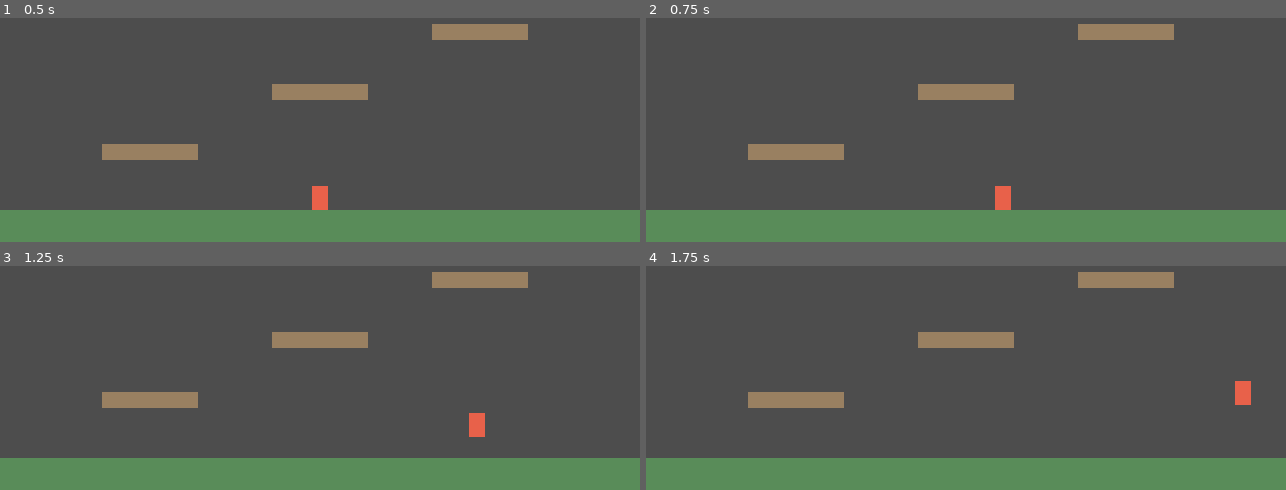
Above: before the commit, frames 1-4 (two rows, left to right).
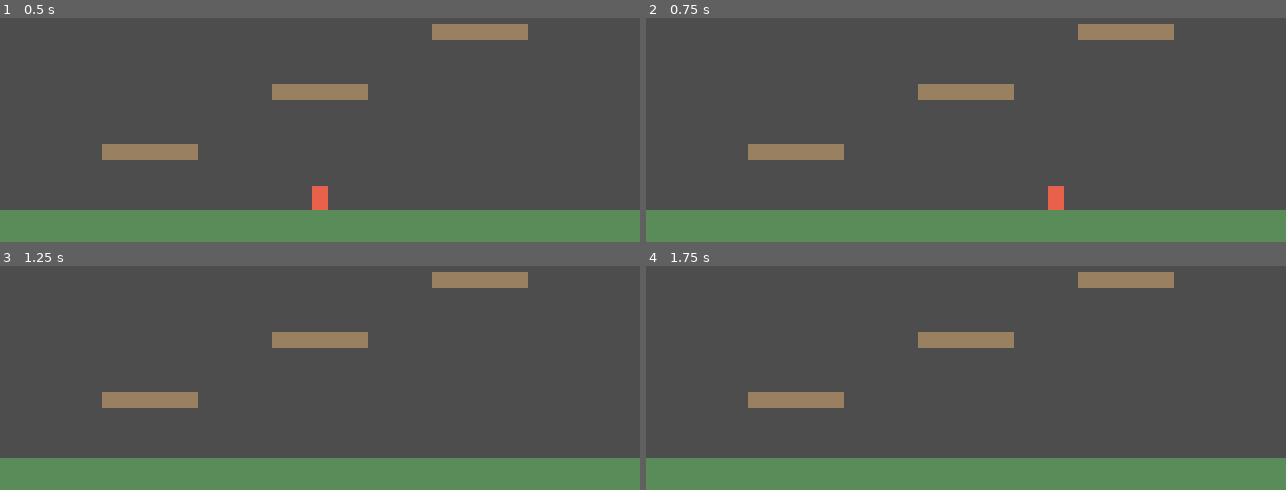
Above: after the commit, the same moments.

Repository: danpokhrel/Prototype3
Game: Godot game, scene res://scenes/main.tscn
Two runs of this game, one before a commit and one after it. Both use one fixed random seed, a clock stepped at 60 frames per second and the inputs below.
Inputs:
- Up to frame 1 (0.5 s): no input
- Up to frame 2 (0.75 s): tap Enter at 0.5 s; hold D (move_right) from 0.53 s (still down); tap Shift (dash, bound only after the commit) at 0.6 s
- Up to frame 3 (1.25 s): keep holding D (move_right); tap Space (jump) at 0.77, 0.8, 1.07 s
- Up to frame 4 (1.75 s): keep holding D (move_right); tap Space (jump) at 1.35, 1.52 s; tap Shift (dash, bound only after the commit) at 1.55 s

Frame 1 is identical in both runs. In frame 2, 0.5% of the frame differs, in the area x 54-66%, y 75-86%; in frame 3, 0.3%; in frame 4, 0.3%.

Commit message:
Implemented momentum movement (jetpack feel) + dash ability

Diff:
--- a/project.godot
+++ b/project.godot
@@ -42,6 +42,11 @@
 , Object(InputEventKey,"resource_local_to_scene":false,"resource_name":"","device":-1,"window_id":0,"alt_pressed":false …(181 unchanged characters)…
 ]
 }
+dash={
+"deadzone": 0.2,
+"events": [Object(InputEventKey,"resource_local_to_scene":false,"resource_name":"","device":-1,"window_id":0,"alt_pressed":false,"shift_pressed":false,"ctrl_pressed":false,"meta_pressed":false,"pressed":false,"keycode":0,"physical_keycode":4194325,"key_label":0,"unicode":0,"location":0,"echo":false,"script":null)
+]
+}
 
 [rendering]
 
--- a/scenes/main.tscn
+++ b/scenes/main.tscn
@@ -1,24 +1,24 @@
-[gd_scene load_steps=4 format=3]
+[gd_scene format=3 uid="uid://dkrqi0mv3njla"]
 
 [ext_resource type="PackedScene" path="res://scenes/player.tscn" id="1_player"]
 [ext_resource type="PackedScene" path="res://scenes/floor.tscn" id="2_floor"]
 [ext_resource type="PackedScene" path="res://scenes/platform.tscn" id="3_platform"]
 
-[node name="Main" type="Node2D"]
+[node name="Main" type="Node2D" unique_id=1767054116]
 
-[node name="Level" type="Node2D" parent="."]
+[node name="Level" type="Node2D" parent="." unique_id=1215886978]
 
-[node name="Floor" parent="Level" instance=ExtResource("2_floor")]
-position = Vector2(320.0, 344.0)
+[node name="Floor" parent="Level" unique_id=303985686 instance=ExtResource("2_floor")]
+position = Vector2(320, 344)
 
-[node name="PlatformLow" parent="Level" instance=ExtResource("3_platform")]
-position = Vector2(150.0, 270.0)
+[node name="PlatformLow" parent="Level" unique_id=602402099 instance=ExtResource("3_platform")]
+position = Vector2(150, 270)
 
-[node name="PlatformMid" parent="Level" instance=ExtResource("3_platform")]
-position = Vector2(320.0, 210.0)
+[node name="PlatformMid" parent="Level" unique_id=1819446611 instance=ExtResource("3_platform")]
+position = Vector2(320, 210)
 
-[node name="PlatformHigh" parent="Level" instance=ExtResource("3_platform")]
-position = Vector2(480.0, 150.0)
+[node name="PlatformHigh" parent="Level" unique_id=735504164 instance=ExtResource("3_platform")]
+position = Vector2(480, 150)
 
-[node name="Player" parent="." instance=ExtResource("1_player")]
-position = Vector2(320.0, 316.0)
+[node name="Player" parent="." unique_id=190172534 instance=ExtResource("1_player")]
+position = Vector2(320, 316)
--- a/scripts/player.gd
+++ b/scripts/player.gd
@@ -1,69 +1,96 @@
+
 class_name Player
 extends CharacterBody2D
-## Sidescroller player with tunable game-feel movement.
-##
-## Implements acceleration, variable jump height, coyote time, and jump
-## buffering. All parameters are exported so prototypes can tune them in the
-## Inspector without touching code.
 
-## Horizontal acceleration in pixels per second squared.
-@export var acceleration: float = 2200.0
-## Horizontal deceleration when no input is held, in pixels per second squared.
-@export var friction: float = 2600.0
-## Maximum horizontal speed in pixels per second.
-@export var max_speed: float = 240.0
-## Initial upward velocity when jumping, in pixels per second.
-@export var jump_velocity: float = -420.0
-## Gravity while the jump button is held, in pixels per second squared.
-@export var gravity: float = 980.0
-## Gravity multiplier when the jump button is released mid-jump.
-@export var gravity_multiplier: float = 2.0
-## Downward velocity cap, in pixels per second.
-@export var max_fall_speed: float = 700.0
-## Time after leaving a ledge that jumping is still allowed, in seconds.
-@export var coyote_time: float = 0.12
-## Time before landing that a jump press is still remembered, in seconds.
-@export var jump_buffer_time: float = 0.12
+## Horizontal movement
+@export var acceleration: float = 1200.0
+@export var friction: float = 300.0
+@export var max_speed: float = 370.0
 
-## Input action name for moving left, as configured in the Input Map.
+## Flapping movement
+@export var flap_force: float = 3000.0
+@export var gravity: float = 900.0
+@export var max_fall_speed: float = 500.0
+@export var max_rise_speed: float = -450.0
+
+## Dash settings
+@export var dash_speed: float = 650.0
+@export var dash_duration: float = 0.2
+@export var dash_cooldown: float = 2.0
+
+## Input actions
 @export var input_left: StringName = &"move_left"
-## Input action name for moving right, as configured in the Input Map.
 @export var input_right: StringName = &"move_right"
-## Input action name for jumping, as configured in the Input Map.
-@export var input_jump: StringName = &"jump"
+@export var input_flap: StringName = &"jump"
+@export var input_dash: StringName = &"dash"
 
-## Seconds remaining on the coyote timer. Zero when the timer is expired.
-var _coyote_timer: float = 0.0
-## Seconds remaining on the jump buffer timer. Zero when the timer is expired.
-var _jump_buffer_timer: float = 0.0
+## Dash state
+var is_dashing: bool = false
+var dash_timer: float = 0.0
+var dash_cooldown_timer: float = 0.0
+var dash_direction: float = 1.0
 
 
 func _physics_process(delta: float) -> void:
 	var direction: float = Input.get_axis(input_left, input_right)
 
-	# Horizontal movement: accelerate toward the target speed, or apply friction.
-	if direction != 0.0:
-		velocity.x = move_toward(velocity.x, direction * max_speed, acceleration * delta)
+	# Dash cooldown
+	dash_cooldown_timer = maxf(dash_cooldown_timer - delta, 0.0)
+
+	# Start dash
+	if Input.is_action_just_pressed(input_dash) \
+	and dash_cooldown_timer == 0.0 \
+	and not is_dashing:
+
+		is_dashing = true
+		dash_timer = dash_duration
+		dash_cooldown_timer = dash_cooldown
+
+		# Dash in the player direction
+		if direction != 0.0:
+			dash_direction = direction
+		else:
+			dash_direction = signf(velocity.x)
+
+		# Dash right if stationary
+		if dash_direction == 0.0:
+			dash_direction = 1.0
+
+	# Horizontal movement
+	if is_dashing:
+		velocity.x = dash_direction * dash_speed
 	else:
-		velocity.x = move_toward(velocity.x, 0.0, friction * delta)
+		if direction != 0.0:
+			velocity.x = move_toward(
+				velocity.x,
+				direction * max_speed,
+				acceleration * delta
+			)
+		else:
+			velocity.x = move_toward(
+				velocity.x,
+				0.0,
+				friction * delta
+			)
 
-	# Variable jump height: heavier gravity while the jump button is not held.
-	var gravity_now: float = gravity if Input.is_action_pressed(input_jump) else gravity * gravity_multiplier
-	velocity.y = minf(velocity.y + gravity_now * delta, max_fall_speed)
+	# Dash duration
+	if is_dashing:
+		dash_timer -= delta
 
-	# Coyote time: jump is still allowed shortly after walking off a ledge.
-	_coyote_timer = maxf(_coyote_timer - delta, 0.0)
-	if is_on_floor():
-		_coyote_timer = coyote_time
+		if dash_timer <= 0.0:
+			is_dashing = false
 
-	# Jump buffer: a jump press shortly before landing is remembered.
-	_jump_buffer_timer = maxf(_jump_buffer_timer - delta, 0.0)
-	if Input.is_action_just_pressed(input_jump):
-		_jump_buffer_timer = jump_buffer_time
+	# Vertical movement
+	velocity.y += gravity * delta
 
-	if _jump_buffer_timer > 0.0 and (_coyote_timer > 0.0 or is_on_floor()):
-		_jump_buffer_timer = 0.0
-		_coyote_timer = 0.0
-		velocity.y = jump_velocity
+	if Input.is_action_pressed(input_flap):
+		velocity.y -= flap_force * delta
+
+	# Clamp vertical velocity
+	velocity.y = clampf(
+		velocity.y,
+		max_rise_speed,
+		max_fall_speed
+	)
 
 	move_and_slide()
